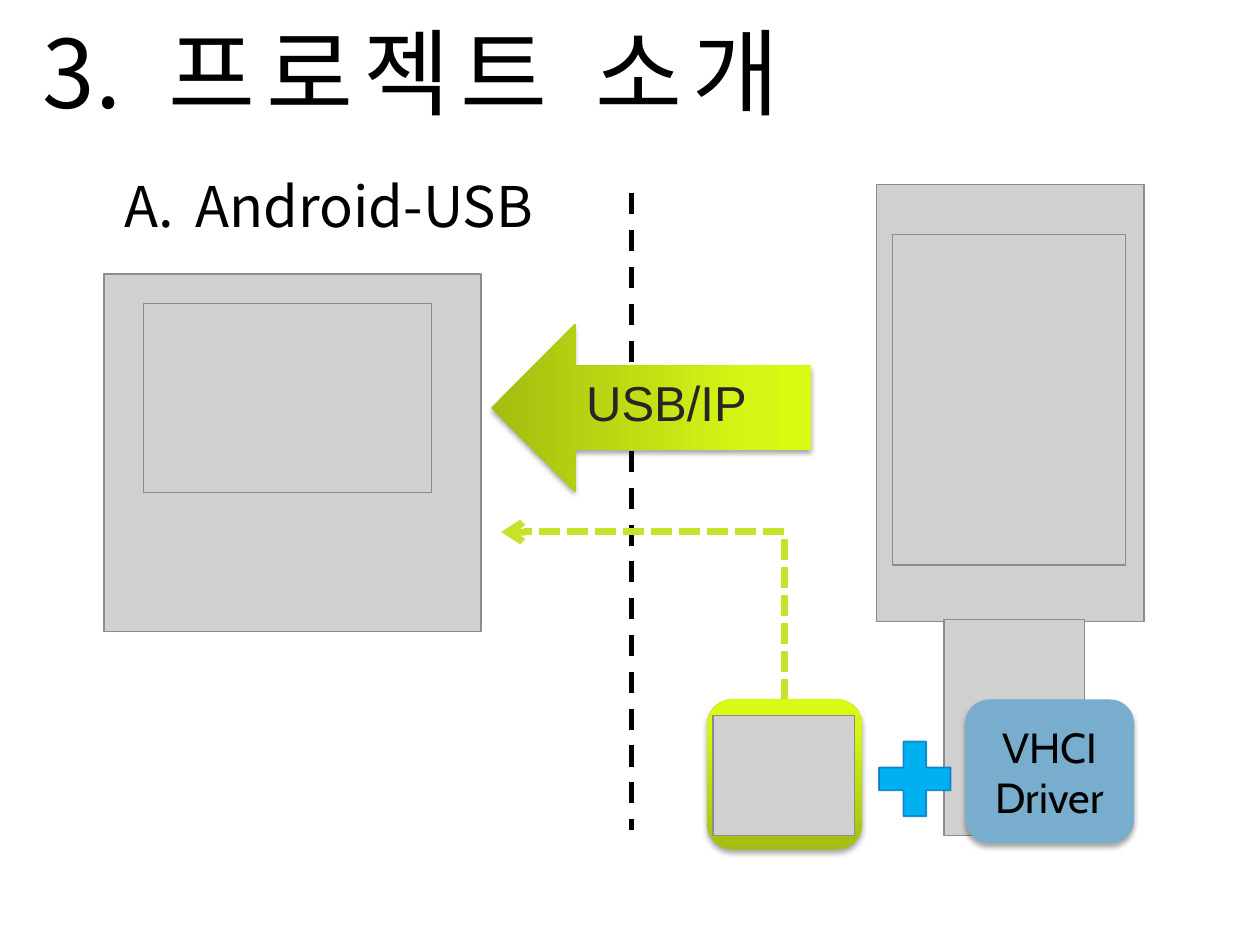
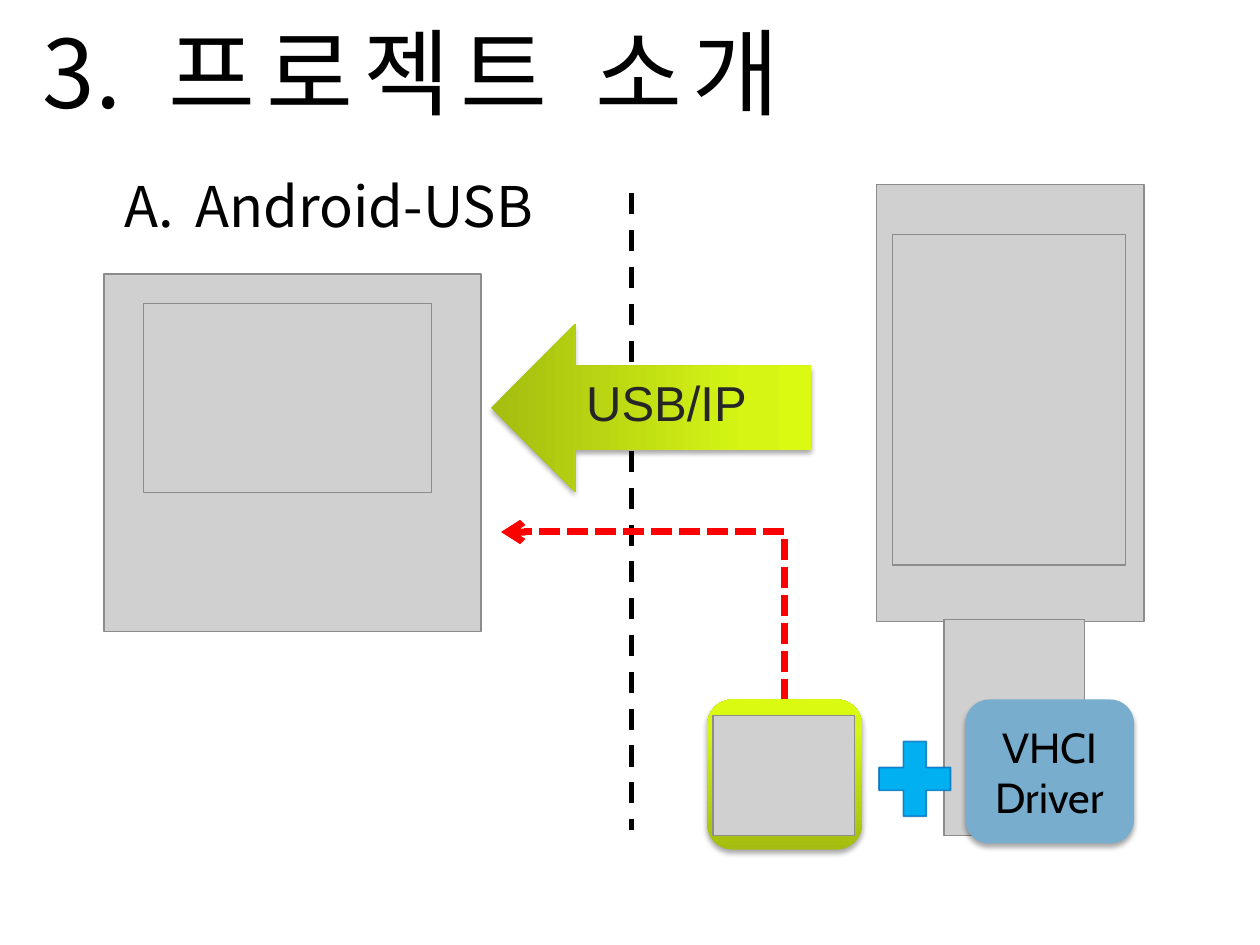
Before and after one commit to Sanghyun-Lee/Android-USB, a slide deck: slide 6 of Documents/presentation doc/Final Presentation/final-presentation.pptx. Drawn at 1260x945 pixels with LibreOffice and Linux fonts; fonts in the diff are those of the drawing; grey boxes stand for pictures; background and template pictures are left out. Boxes give left, top, right and bottom in pixels: in the first picture for what was removed or moved away, otherwise in the second. Text is boxed around its words. In the diff, an @@ line names an element or a change of style, - is before the commit and + after.

```diff
--- a/Documents/presentation doc/Final Presentation/final-presentation.pptx
+++ b/Documents/presentation doc/Final Presentation/final-presentation.pptx
@@ elbow arrow (785, 699) - (501, 532): stroke #C9E22C 4 pt dashed to #FF0000 4 pt dashed @@
```
Also in this commit, not shown: 3 other slides changed, 10 other files.
